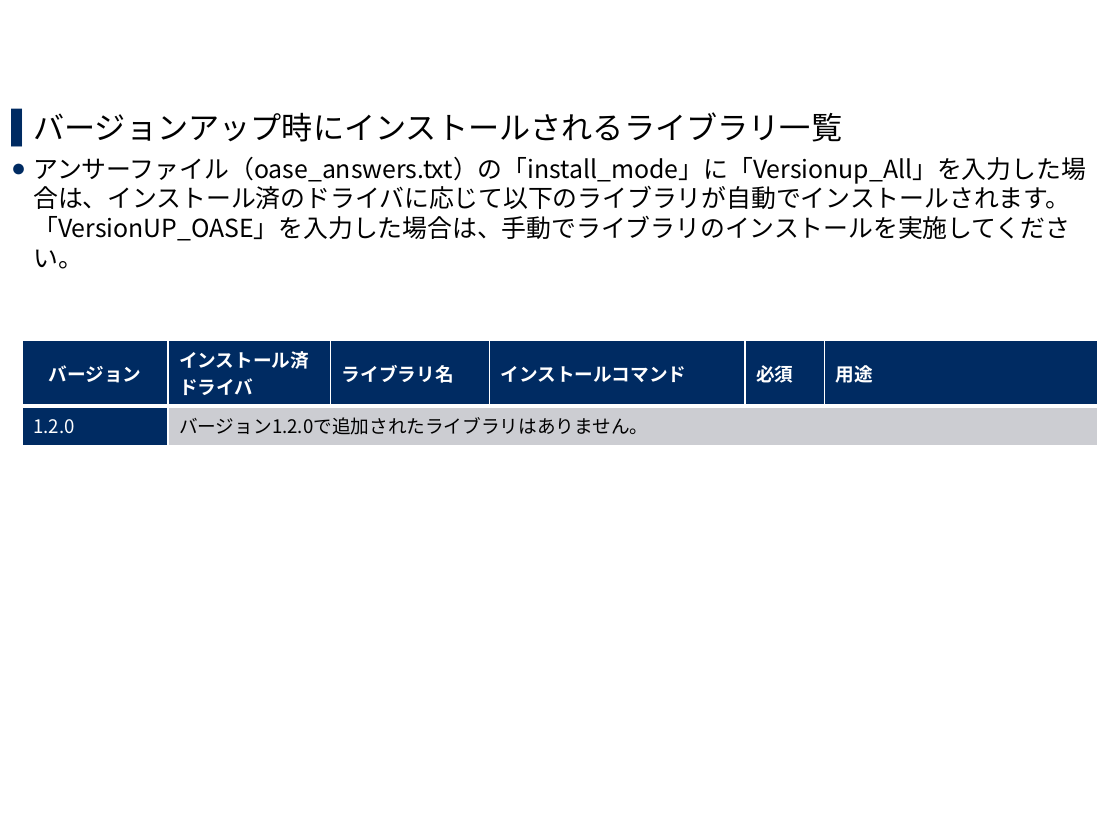
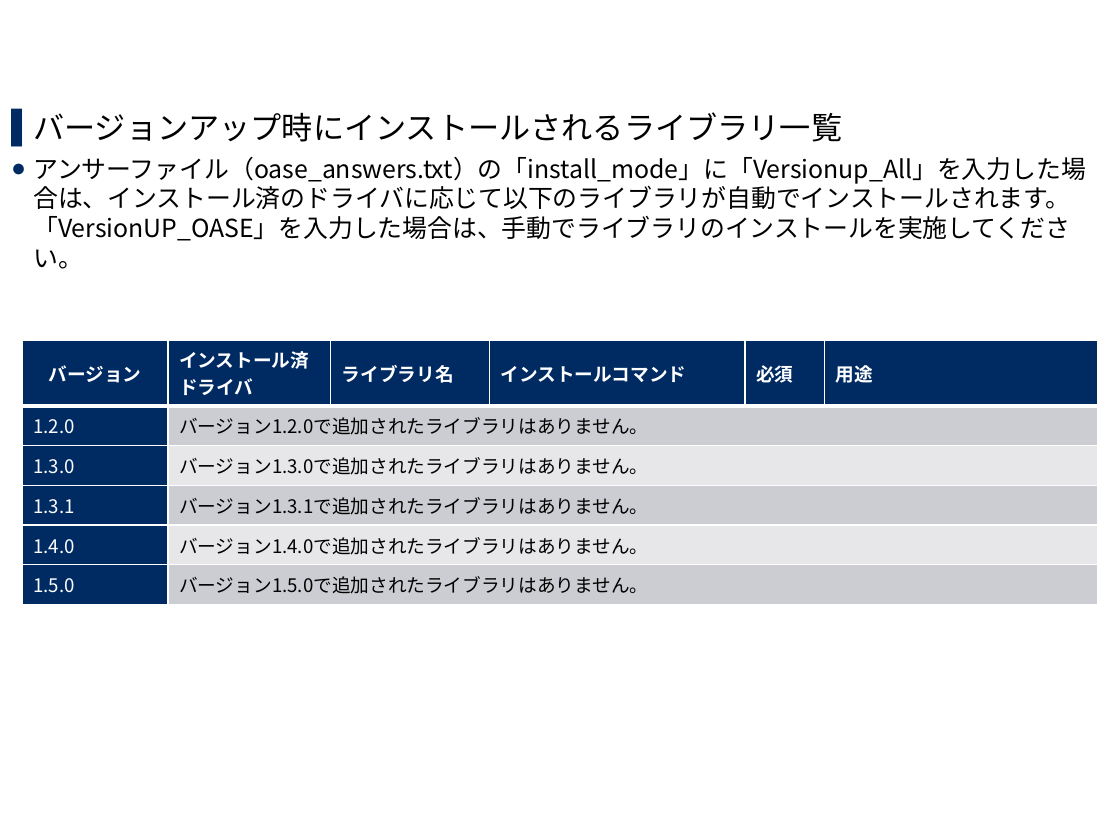
Before and after one commit to exastro-suite/oase-docs, a slide deck: slide 20 of asset/Learn_ja/OASE-versionup-install_ja.pptx. Drawn at 1120x840 pixels with LibreOffice and Linux fonts; fonts in the diff are those of the drawing; background and template pictures are left out. Boxes give left, top, right and bottom in pixels: in the first picture for what was removed or moved away, otherwise in the second. Text is boxed around its words. In the diff, an @@ line names an element or a change of style, - is before the commit and + after.

```diff
--- a/asset/Learn_ja/OASE-versionup-install_ja.pptx
+++ b/asset/Learn_ja/OASE-versionup-install_ja.pptx
@@ table at (22, 340, 1098, 599) @@
+row 3: 1.3.0 | バージョン1.3.0で追加されたライブラリはありません。 |  |  |  | 
+row 4: 1.3.1 | バージョン1.3.1で追加されたライブラリはありません。 |  |  |  | 
+row 5: 1.4.0 | バージョン1.4.0で追加されたライブラリはありません。 |  |  |  | 
+row 6: 1.5.0 | バージョン1.5.0で追加されたライブラリはありません。 |  |  |  | 
```
Also in this commit, not shown: 3 other files.
